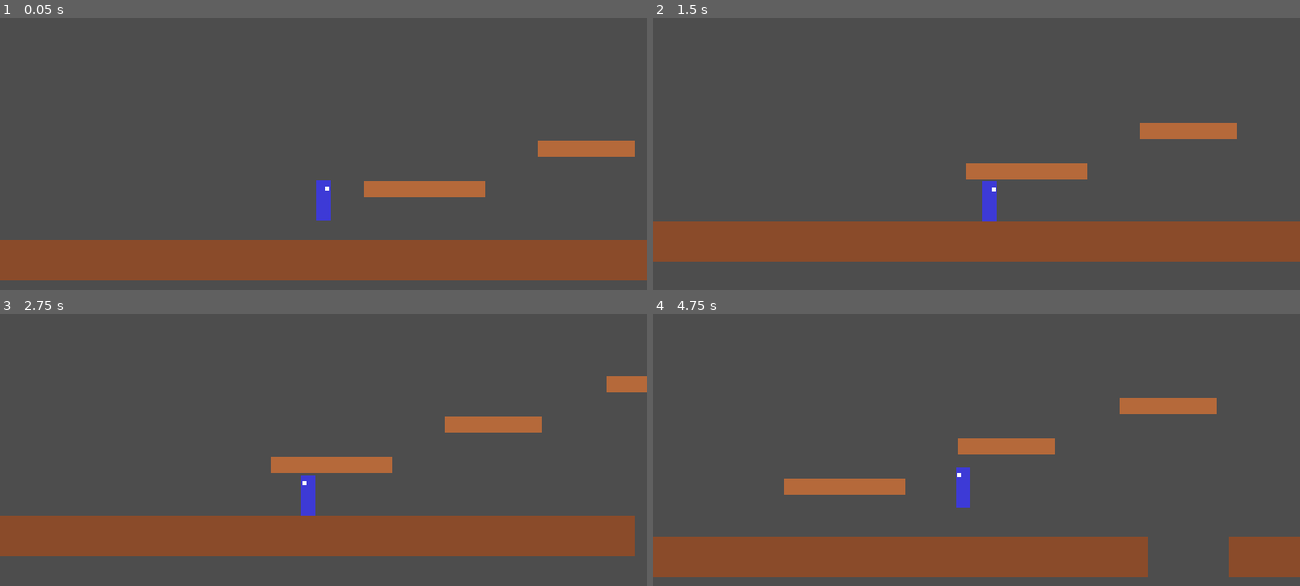
Above: before the commit, frames 1-4 (two rows, left to right).
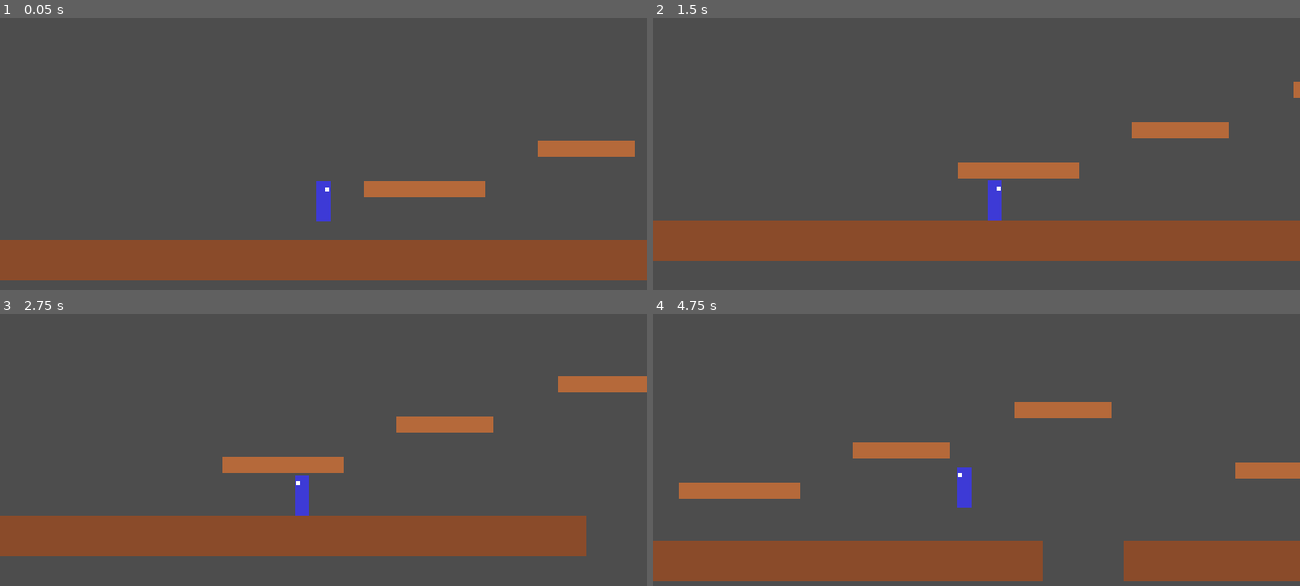
Above: after the commit, the same moments.

Repository: maximghost/xevioso
Game: Godot game, scene res://scenes/levels/test_level.tscn
Same seed, same stepped clock (60 frames per second), same inputs: the game is played once before the commit and once after it.
Inputs:
- Up to frame 1 (0.05 s): no input
- Up to frame 2 (1.5 s): tap Enter at 0.5 s; hold D (move_right) from 0.53 s (still down); tap Space (jump) at 0.77 s
- Up to frame 3 (2.75 s): tap Space (jump) at 1.52 s; release D (move_right) at 2.03 s; hold A (move_left) from 2.03 s (still down)
- Up to frame 4 (4.75 s): release A (move_left) at 2.78 s; hold D (move_right) 2.78-4.28 s; tap Space (jump) at 3.02, 3.77, 4.52 s; hold A (move_left) from 4.28 s (still down)

The runs differ from the first frame. In frame 1, less than 0.1% of the frame differs, in the area x 48-52%, y 59-75%; in frame 2, 1.4%; in frame 3, 3.6%; in frame 4, 12%, in the area x 0-100%, y 30-99%.

Commit message:
Ajuste les réglages du héros

Diff:
--- a/scenes/levels/test_level.tscn
+++ b/scenes/levels/test_level.tscn
@@ -1,4 +1,4 @@
-[gd_scene format=3]
+[gd_scene format=3 uid="uid://g1xf251myphx"]
 
 [ext_resource type="PackedScene" path="res://scenes/heroes/player.tscn" id="1_yautc"]
 
@@ -84,5 +84,8 @@
 color = Color(0.70980394, 0.4117647, 0.22745098, 1)
 polygon = PackedVector2Array(-40, -8, 40, -8, 40, 8, -40, 8)
 
-[node name="Player" type="CharacterBody2D" parent="." unique_id=543139140 instance=ExtResource("1_yautc")]
+[node name="Player" parent="." unique_id=543139140 instance=ExtResource("1_yautc")]
 position = Vector2(-300, 100)
+max_speed = 200.0
+time_to_apex = 0.3
+fall_gravity_multiplier = 1.0
